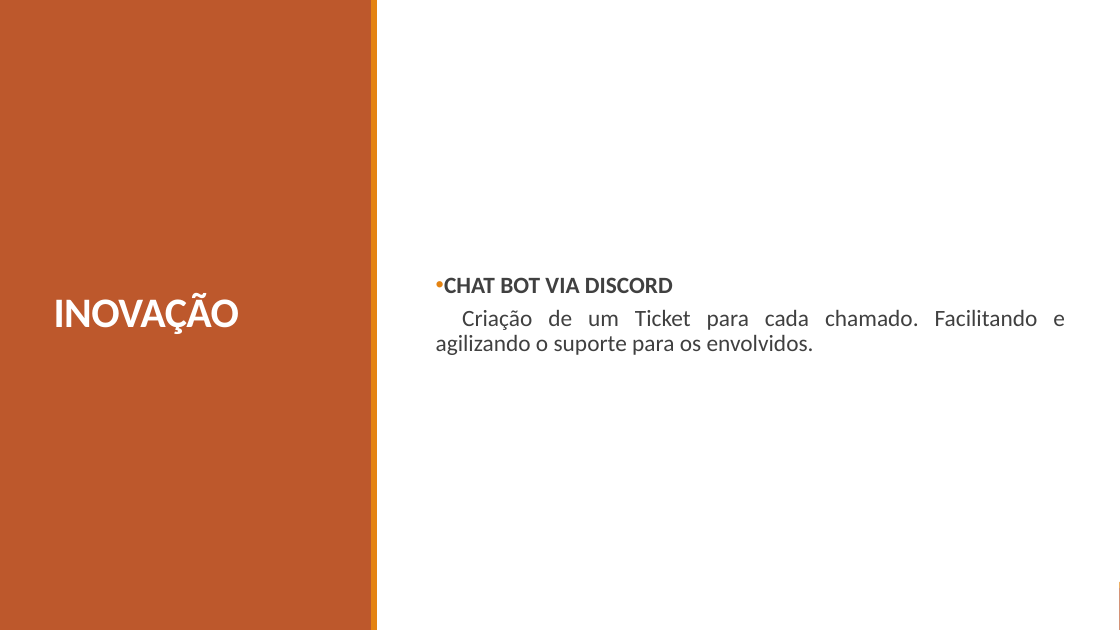
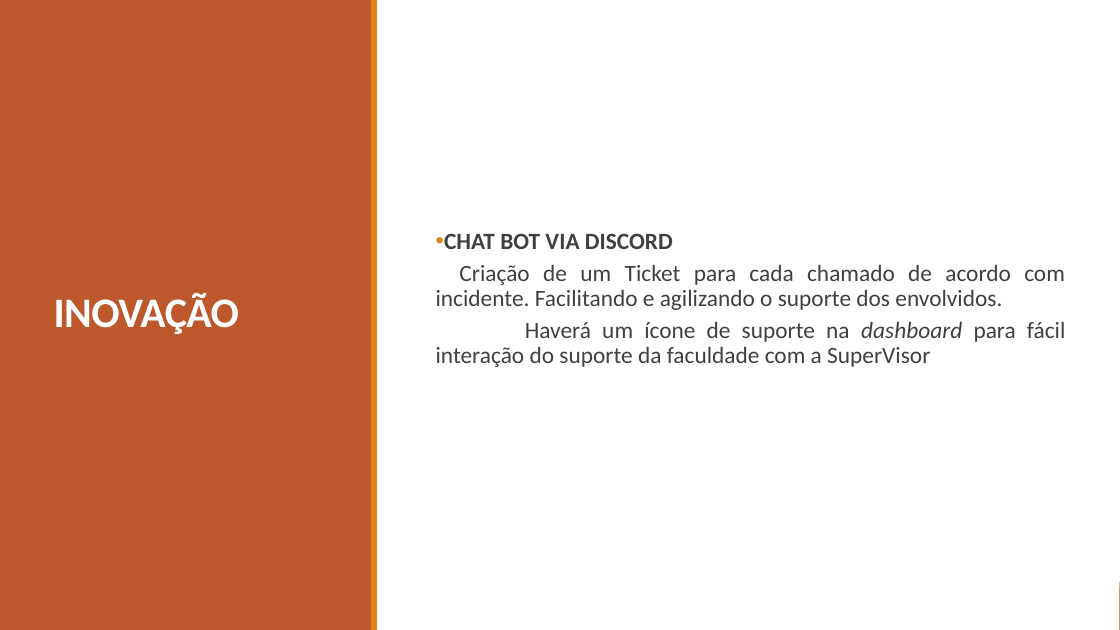
Before and after one commit to BandTec/grupo-05-adsa-20201, a slide deck: slide 19 of Apresentação Sprint 1.pptx. Drawn at 1120x630 pixels with LibreOffice and Linux fonts; fonts in the diff are those of the drawing. Boxes give left, top, right and bottom in pixels: in the first picture for what was removed or moved away, otherwise in the second. Text is boxed around its words. In the diff, an @@ line names an element or a change of style, - is before the commit and + after.

```diff
--- a/Apresentação Sprint 1.pptx
+++ b/Apresentação Sprint 1.pptx
@@ text at [436, 265, 1065, 367]: text changed @@
-Criação de um Ticket para cada chamado. Facilitando e agilizando o suporte para os envolvidos.
+Criação de um Ticket para cada chamado de acordo com incidente. Facilitando e agilizando o suporte dos envolvidos.
+Haverá um ícone de suporte na dashboard para fácil interação do suporte da faculdade com a SuperVisor
```
Also in this commit, not shown: 11 other slides changed, 1 slide added.
